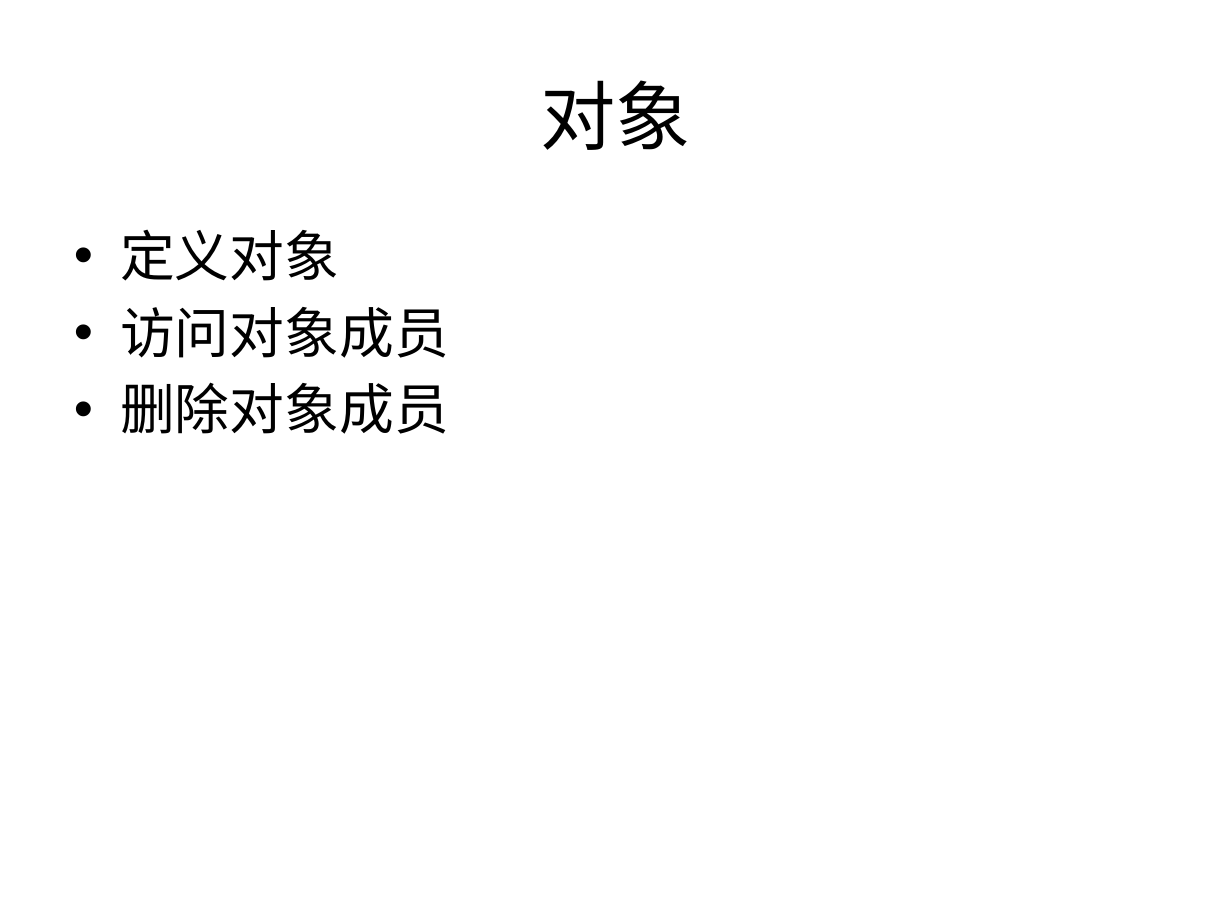
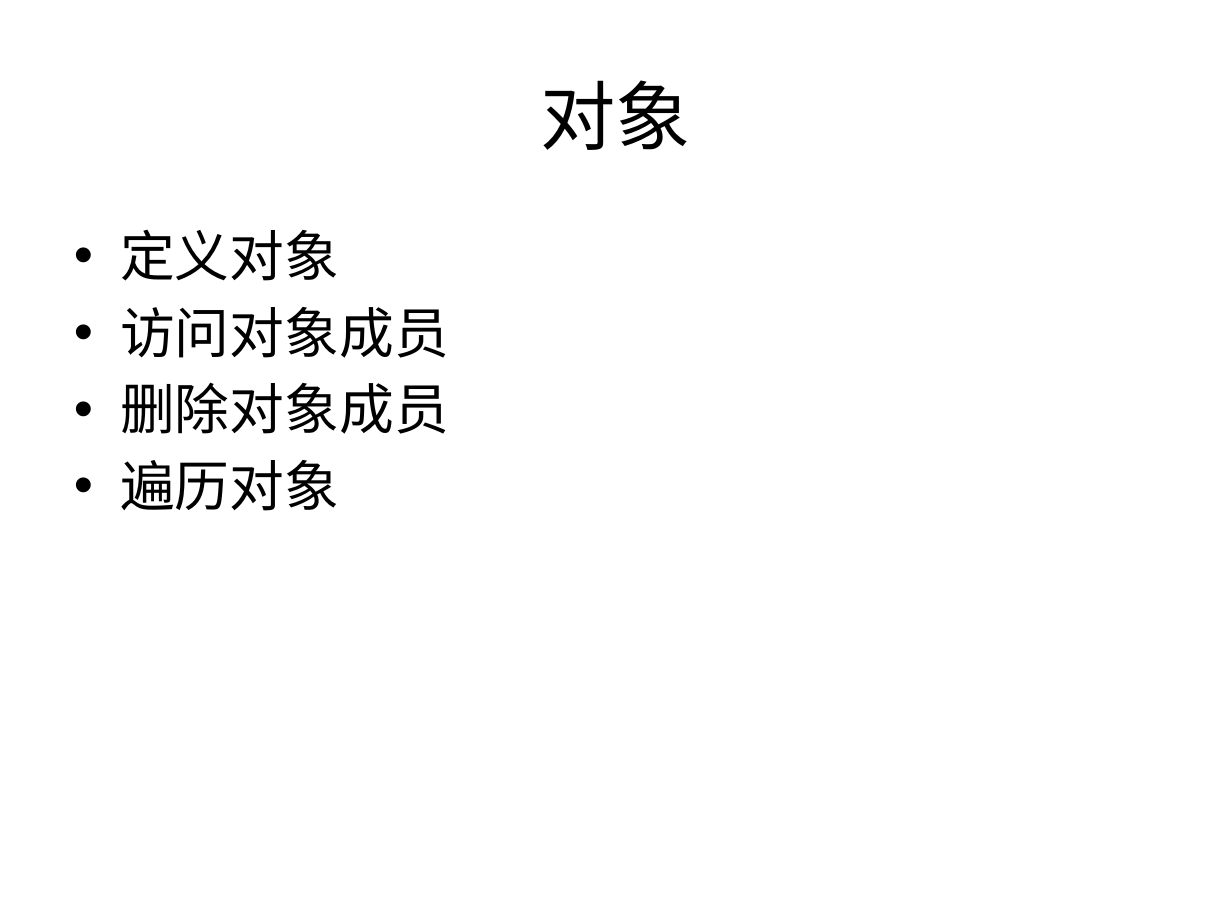
Before and after one commit to plter/HTML5Course20160612, a slide deck: slide 22 of Web前端教学记录.pptx. Drawn at 1232x924 pixels with LibreOffice and Linux fonts; fonts in the diff are those of the drawing. Boxes give left, top, right and bottom in pixels: in the first picture for what was removed or moved away, otherwise in the second. Text is boxed around its words. In the diff, an @@ line names an element or a change of style, - is before the commit and + after.

```diff
--- a/Web前端教学记录.pptx
+++ b/Web前端教学记录.pptx
@@ text at bbox=[120, 460, 339, 511]: paragraph added @@
+• 遍历对象
```
Also in this commit, not shown: 1 other slide changed, 7 other files.
